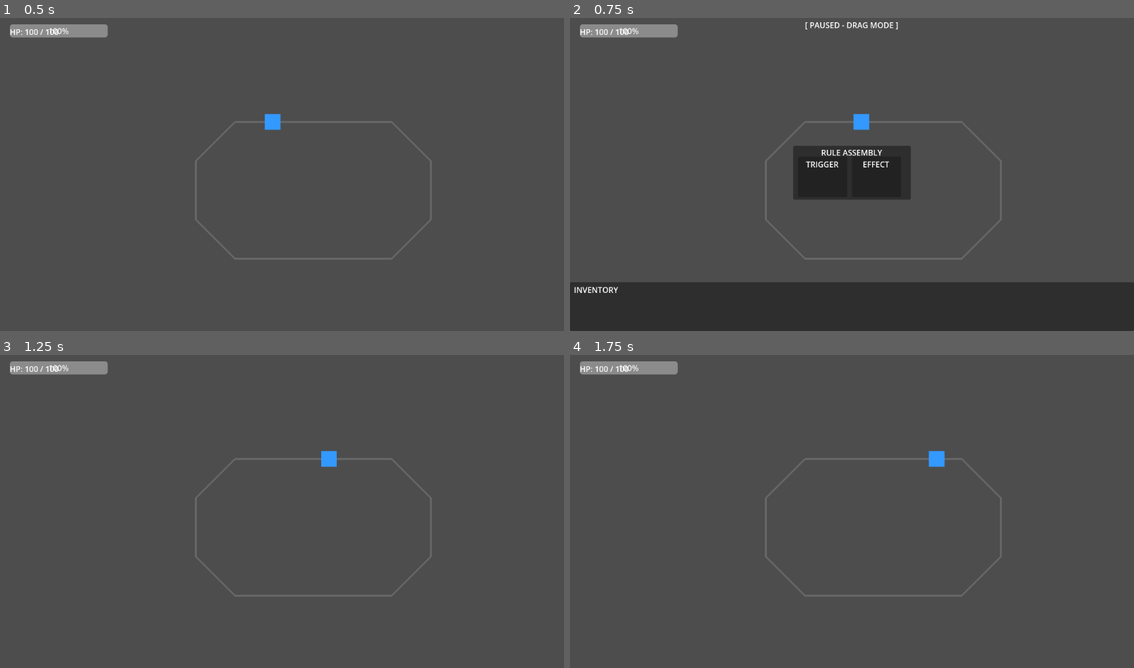
Above: before the commit, frames 1-4 (two rows, left to right).
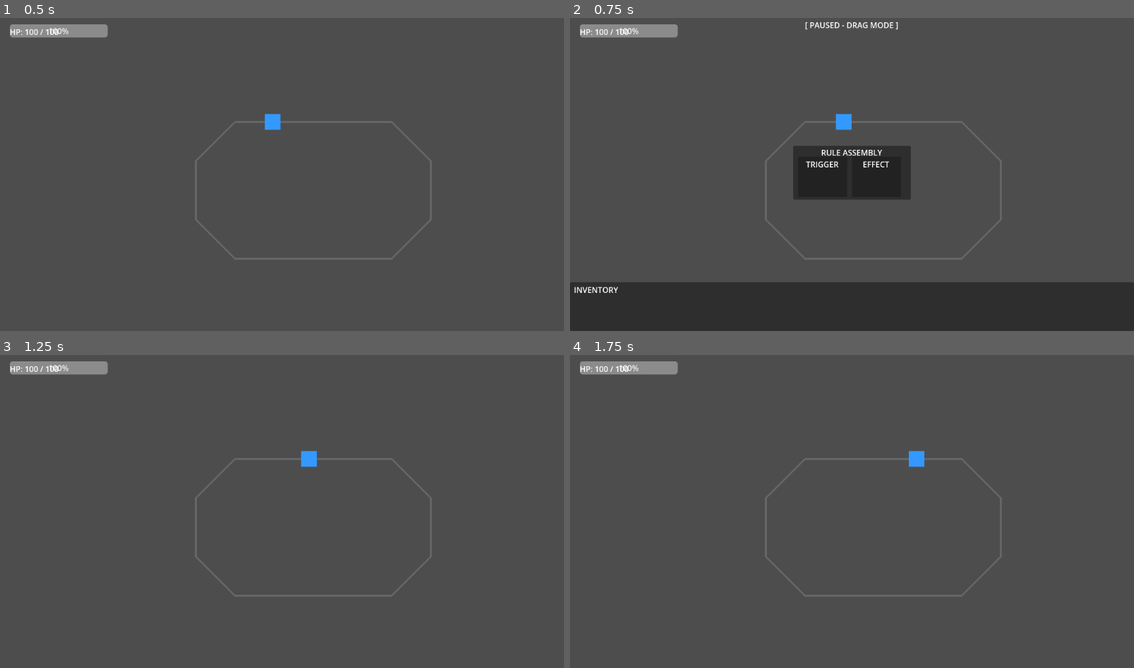
Above: after the commit, the same moments.

Repository: 595145489/attribute-loop
Game: Godot game, scene res://scenes/main/Main.tscn
Same seed, same stepped clock (60 frames per second), same inputs: the game is played once before the commit and once after it.
Inputs (mouse positions are in pixels of both pictures, inside the frame that each line leads up to):
- Up to frame 1 (0.5 s): no input
- Up to frame 2 (0.75 s): tap Enter (ui_accept) at 0.5 s; move the mouse to (976, 155) at 0.52 s; click (976, 155) at 0.67 s
- Up to frame 3 (1.25 s): tap Enter (ui_accept) at 0.77 s
- Up to frame 4 (1.75 s): drag from (739, 524) to (823, 574) at 1.27 s

Frame 1 is identical in both runs. In frame 2, 0.3% of the frame differs, in the area x 47-54%, y 30-36%; in frame 3, 0.3%; in frame 4, 0.3%.

Commit message:
fix: set World process_mode to PAUSABLE to actually pause gameplay
Main was PROCESS_MODE_ALWAYS, causing all children (Player, Enemy, Track)
to inherit ALWAYS and keep running during pause. Explicitly set World to
PAUSABLE so game objects stop; Main and HUD stay ALWAYS for input/UI.

Co-Authored-By: Claude Sonnet 4.6 <noreply@anthropic.com>

Diff:
--- a/scenes/main/Main.gd
+++ b/scenes/main/Main.gd
@@ -23,6 +23,7 @@
 
 func _ready() -> void:
 	process_mode = Node.PROCESS_MODE_ALWAYS
+	$World.process_mode = Node.PROCESS_MODE_PAUSABLE
 	game_state = GameStateScript.new()
 	add_child(game_state)
 
